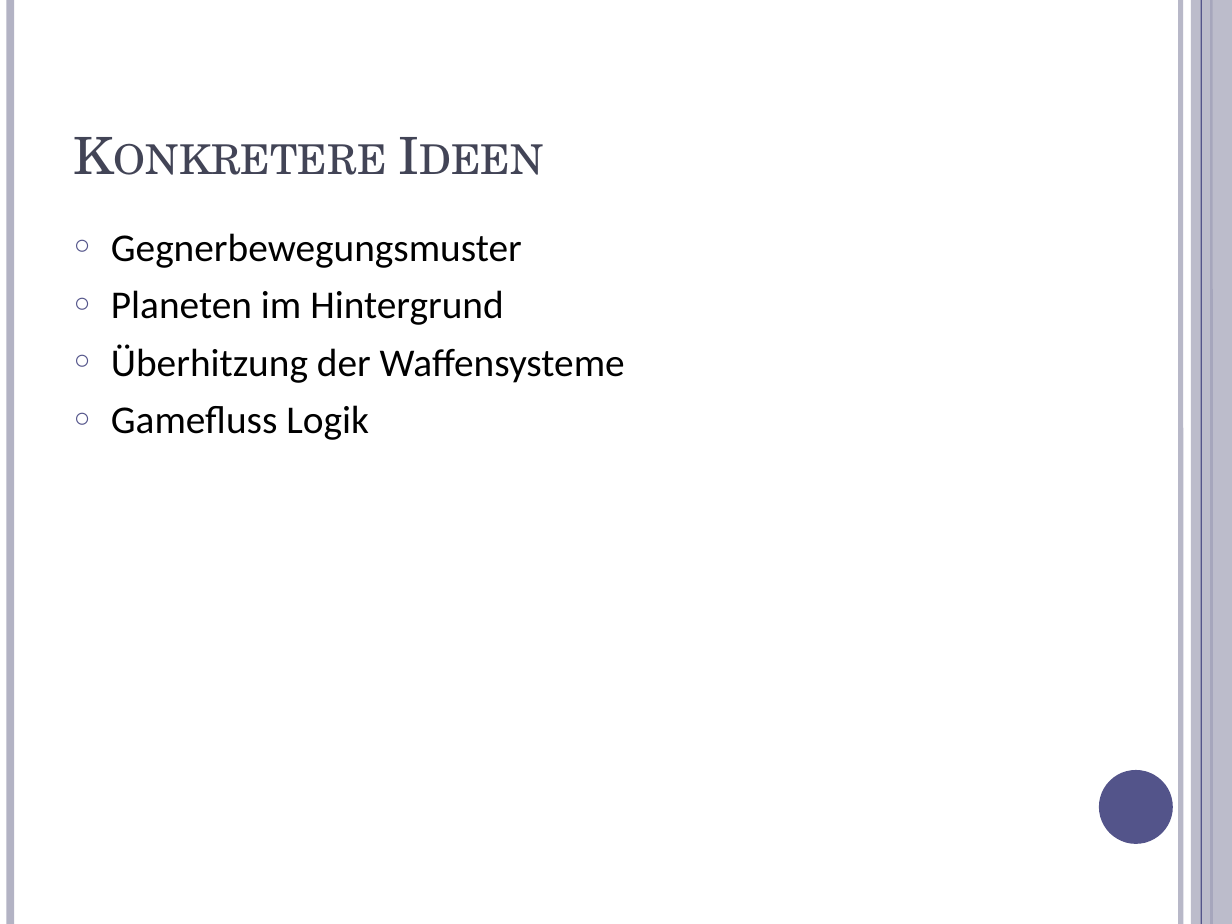
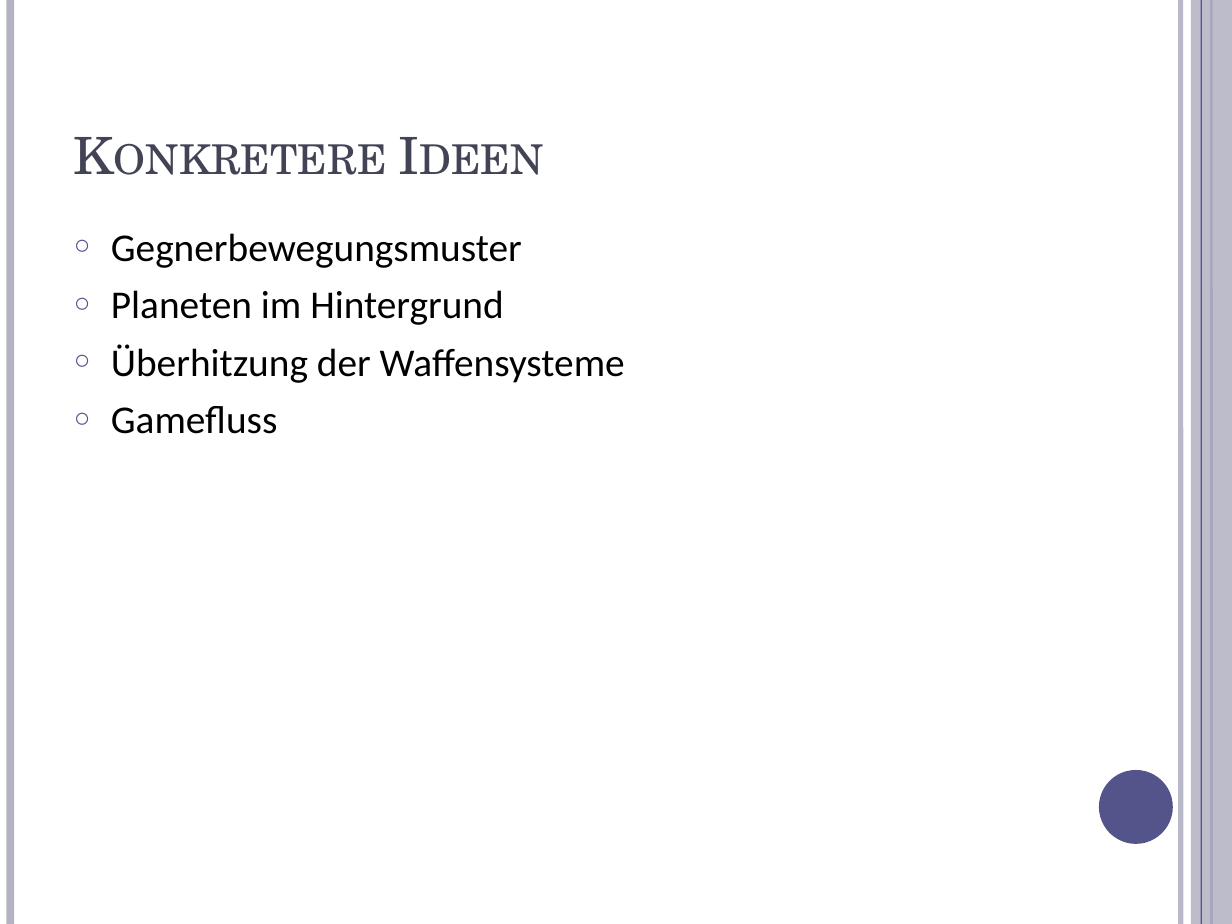
Before and after one commit to stoeffel/SEPS-GRP1, a slide deck: slide 4 of documentation/presentation/Analyse/Analyse.odp. Drawn at 1232x924 pixels with LibreOffice and Linux fonts; fonts in the diff are those of the drawing. Boxes give left, top, right and bottom in pixels: in the first picture for what was removed or moved away, otherwise in the second. Text is boxed around its words. In the diff, an @@ line names an element or a change of style, - is before the commit and + after.

```diff
--- a/documentation/presentation/Analyse/Analyse.odp
+++ b/documentation/presentation/Analyse/Analyse.odp
@@ text at bbox=[111, 406, 278, 434]: text changed @@
-○ Gamefluss Logik
+○ Gamefluss
```
Also in this commit, not shown: 1 other slide changed, 1 other file.
